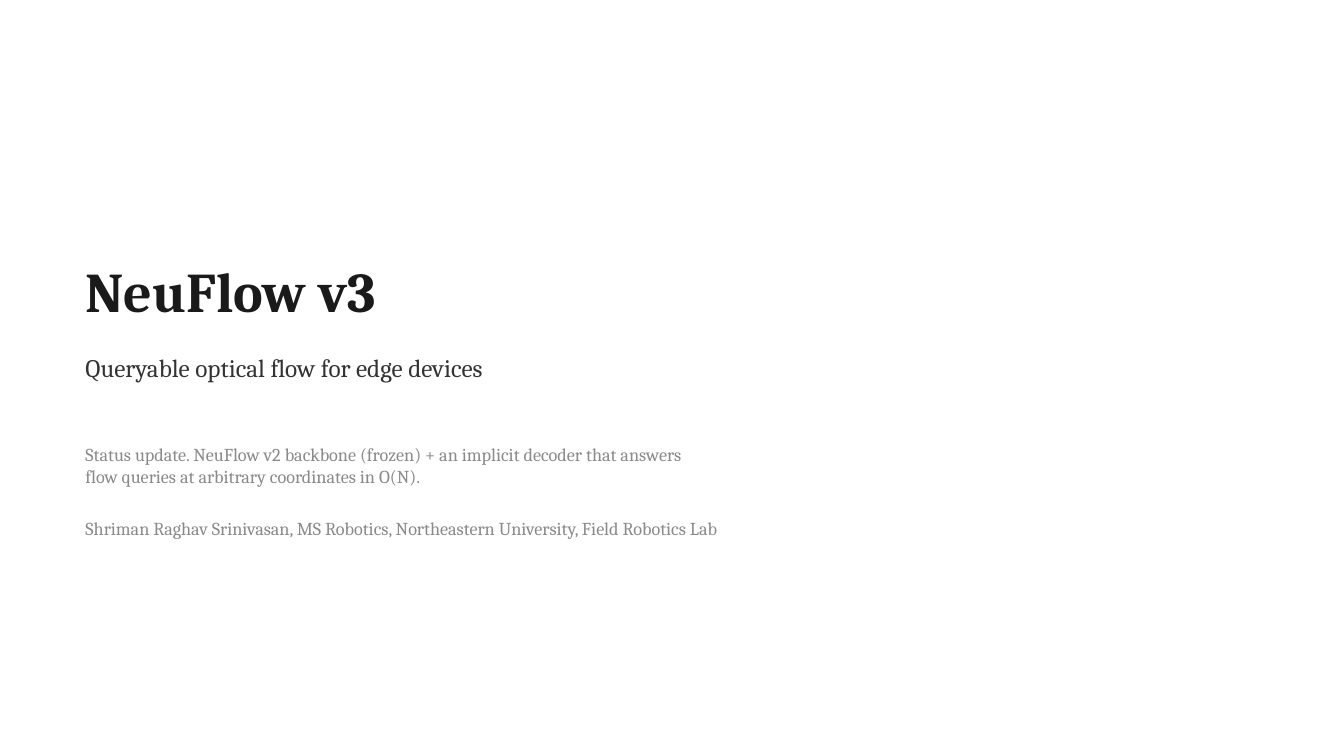
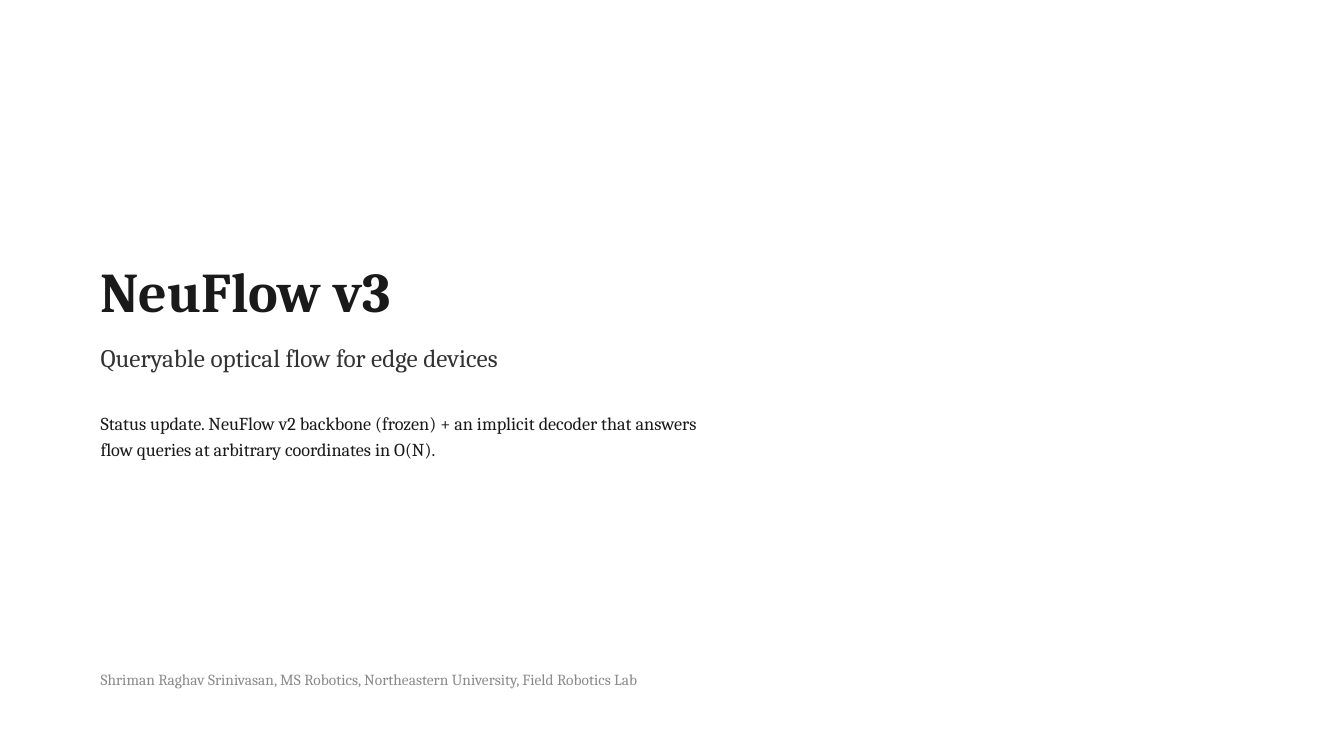
Before and after one commit to shrirag10/Neuflowv3, a slide deck: slide 1 of docs/NeuFlow_v3_status.pptx. Drawn at 1344x756 pixels with LibreOffice and Linux fonts; fonts in the diff are those of the drawing. Boxes give left, top, right and bottom in pixels: in the first picture for what was removed or moved away, otherwise in the second. Text is boxed around its words. In the diff, an @@ line names an element or a change of style, - is before the commit and + after.

```diff
--- a/docs/NeuFlow_v3_status.pptx
+++ b/docs/NeuFlow_v3_status.pptx
@@ text "NeuFlow v3": place and size @@
-text "NeuFlow v3" at [85, 273, 376, 313]
+text "NeuFlow v3" at [101, 273, 391, 313]
@@ text "Queryable optical flow for edge ...": place and size @@
-text "Queryable optical flow for edge ..." at [85, 359, 482, 383]
+text "Queryable optical flow for edge ..." at [101, 349, 497, 373]
@@ text "Status update. NeuFlow v2 backbone ...": place and size @@
-text "Status update. NeuFlow v2 backbone ..." at [85, 448, 717, 539]
+text "Status update. NeuFlow v2 backbone ..." at [101, 417, 697, 460]
@@ text "Status update. NeuFlow v2 backbone ..." at [101, 417, 697, 460]: text colour #8A8A8A to #1A1A1A; line spacing 1 to 1.2 @@
@@ text at [85, 522, 717, 539]: paragraph removed @@
-Shriman Raghav Srinivasan, MS Robotics, Northeastern University, Field Robotics Lab
@@ text added at [101, 674, 637, 689], 11 pt, text #8A8A8A @@
+Shriman Raghav Srinivasan, MS Robotics, Northeastern University, Field Robotics Lab
```
Also in this commit, not shown: 9 other slides changed, 7 slides added, 14 slides removed, 3 other files.
